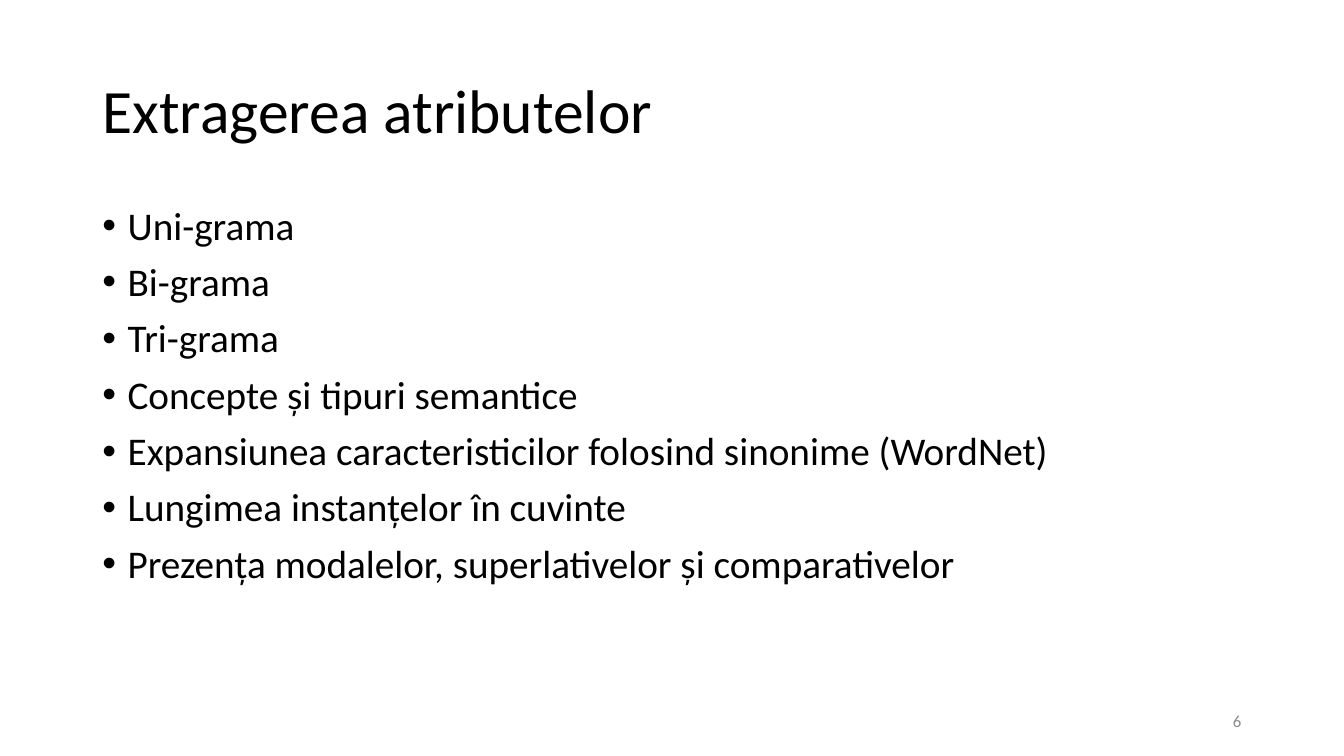
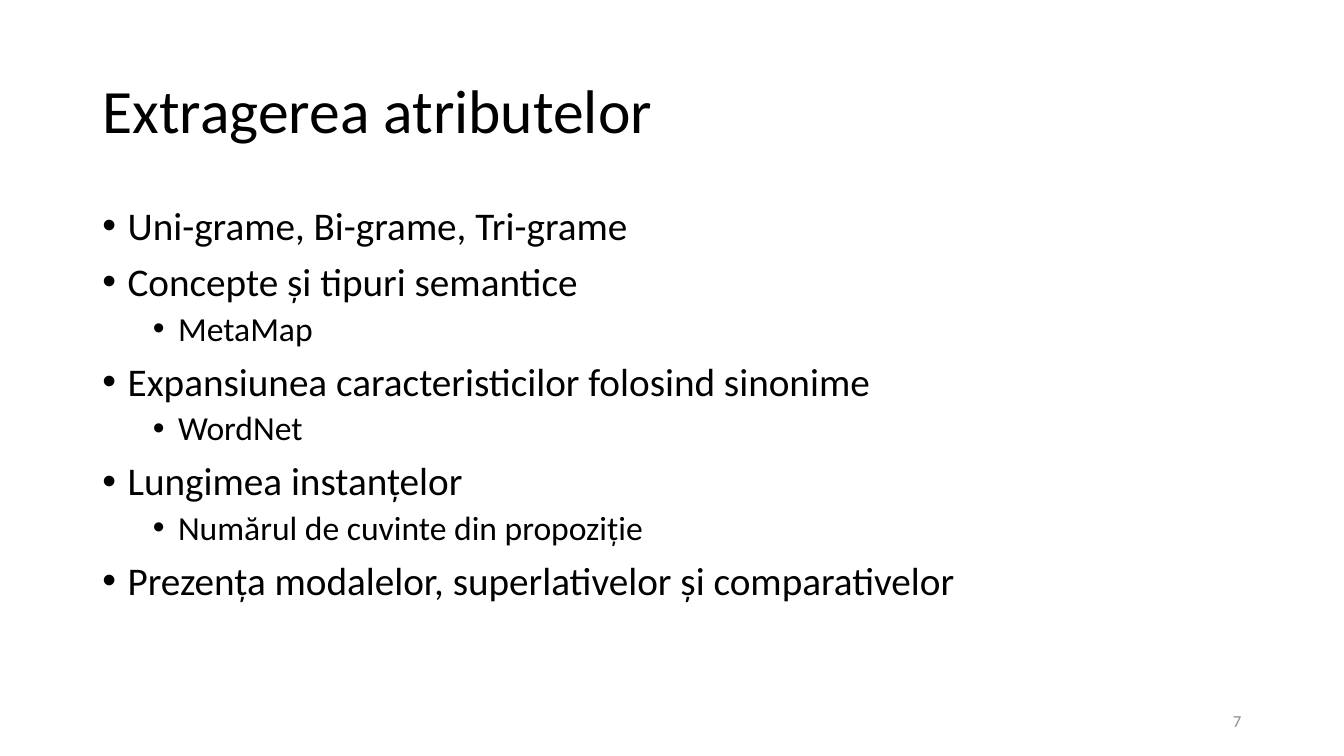
Before and after one commit to MariusParasca/Licenta-FII, a slide deck: slide 7 of Prezentare licenta.pptx (slide 6 before the commit). Drawn at 1344x756 pixels with LibreOffice and Linux fonts; fonts in the diff are those of the drawing. Boxes give left, top, right and bottom in pixels: in the first picture for what was removed or moved away, otherwise in the second. Text is boxed around its words. In the diff, an @@ line names an element or a change of style, - is before the commit and + after.

```diff
--- a/Prezentare licenta.pptx
+++ b/Prezentare licenta.pptx
@@ text at bbox=[128, 213, 627, 247]: text changed @@
-• Uni-grama
-• Bi-grama
-• Tri-grama
+• Uni-grame, Bi-grame, Tri-grame
@@ text at bbox=[128, 319, 870, 546]: text changed @@
-• Expansiunea caracteristicilor folosind sinonime (WordNet)
-• Lungimea instanțelor în cuvinte
+  • MetaMap
+• Expansiunea caracteristicilor folosind sinonime
+  • WordNet
+• Lungimea instanțelor
+  • Numărul de cuvinte din propoziție
@@ page number at bbox=[1233, 716, 1241, 727]: text changed @@
-6
+7
```
Also in this commit, not shown: 10 other slides changed, 7 slides added, 1 other file.
